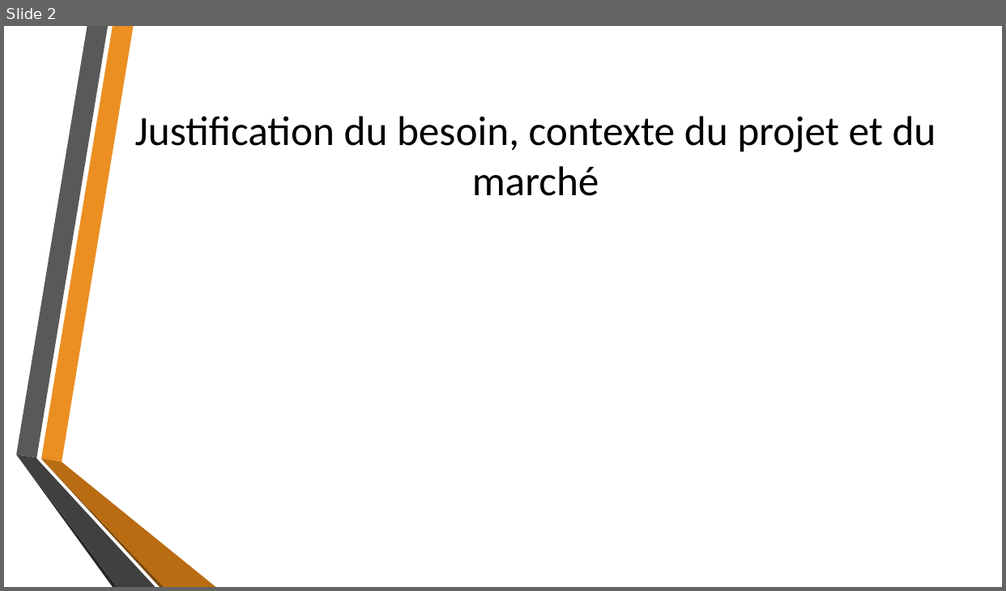
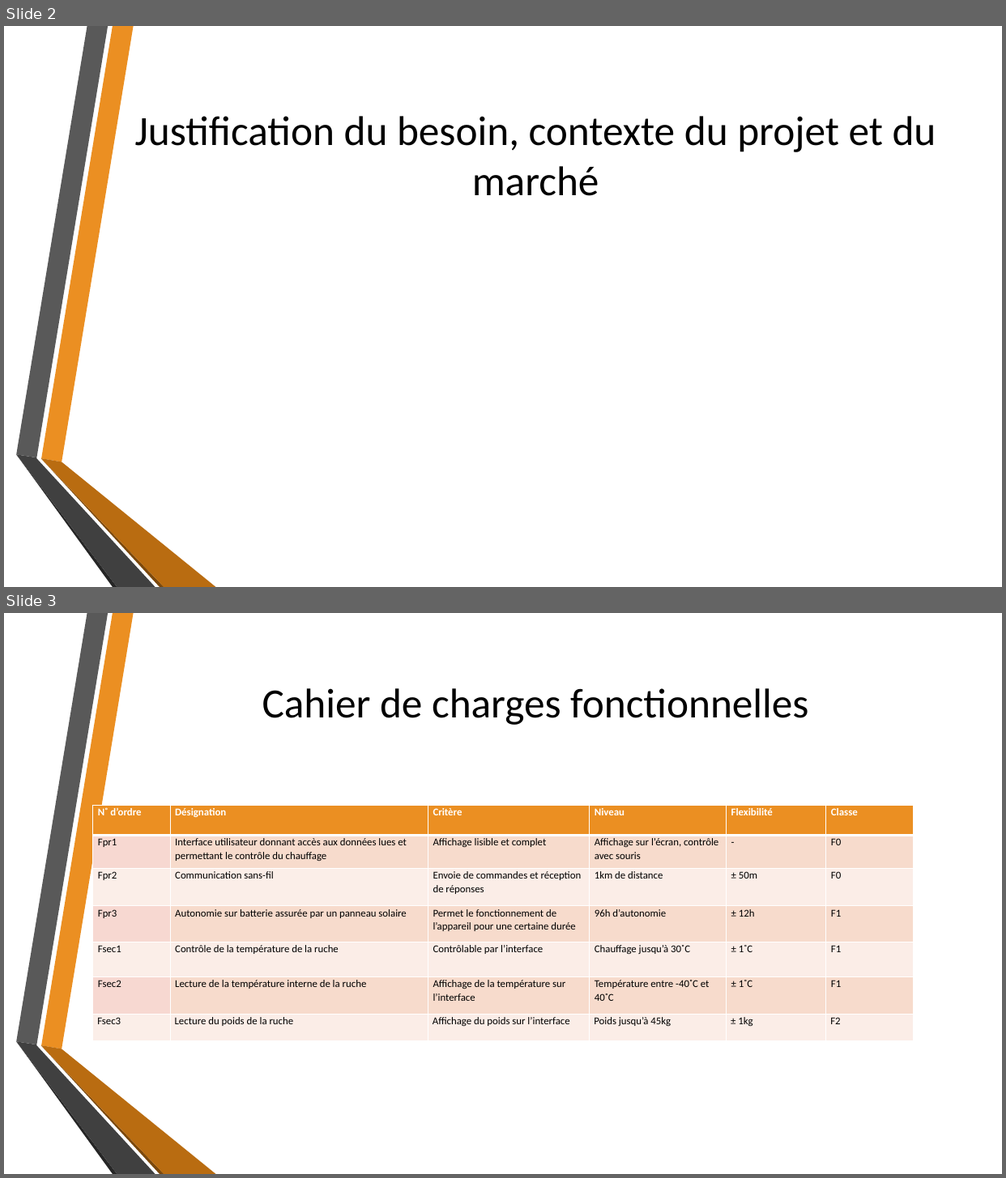
Before and after one commit to fisj2002/Projet_S6_Documentation, a slide deck: Dossier de Conception.pptx. Shown one above the other, each under a label of ours: slide 2 before the commit, slides 2 and 3 after it. The pictures are 1006x591 and 1006x1178 pixels, drawn with LibreOffice and Linux fonts; fonts in the diff are those of the drawing; background and template pictures are left out. Boxes give left, top, right and bottom in pixels: in the first picture for what was removed or moved away, otherwise in the second. Text is boxed around its words. In the diff, an @@ line names an element or a change of style, - is before the commit and + after.

Commit message:
PT-25 Ajout du cahier de charges fonctionnel à la présentation

```diff
--- a/Dossier de Conception.pptx
+++ b/Dossier de Conception.pptx
@@ slide 3 added at <box>4,613,1002,1174</box>, background picture (left out); not listed: 6 template elements that a slide beside it also shows @@
@@ title added at <box>262,688,808,725</box>, 40 pt, text #000000 @@
+Cahier de charges fonctionnelles
@@ table added at <box>93,806,914,1041</box>, 7 rows, 6 columns @@
+N˚ d’ordre | Désignation | Critère | Niveau | Flexibilité | Classe
+Fpr1 | Interface utilisateur donnant accès aux données lues et permettant le contrôle du chauffage | Affichage lisible et complet | Affichage sur l’écran, contrôle avec souris | - | F0
+Fpr2 | Communication sans-fil | Envoie de commandes et réception de réponses | 1km de distance | ± 50m | F0
+Fpr3 | Autonomie sur batterie assurée par un panneau solaire | Permet le fonctionnement de l’appareil pour une certaine durée | 96h d’autonomie | ± 12h | F1
+Fsec1 | Contrôle de la température de la ruche | Contrôlable par l’interface | Chauffage jusqu’à 30˚C | ± 1˚C | F1
+Fsec2 | Lecture de la température interne de la ruche | Affichage de la température sur l’interface | Température entre -40˚C et 40˚C | ± 1˚C | F1
+Fsec3 | Lecture du poids de la ruche | Affichage du poids sur l’interface | Poids jusqu’à 45kg | ± 1kg | F2
```
Also in this commit, not shown: 1 slide changed, 1 other slide added, 1 slide removed.
